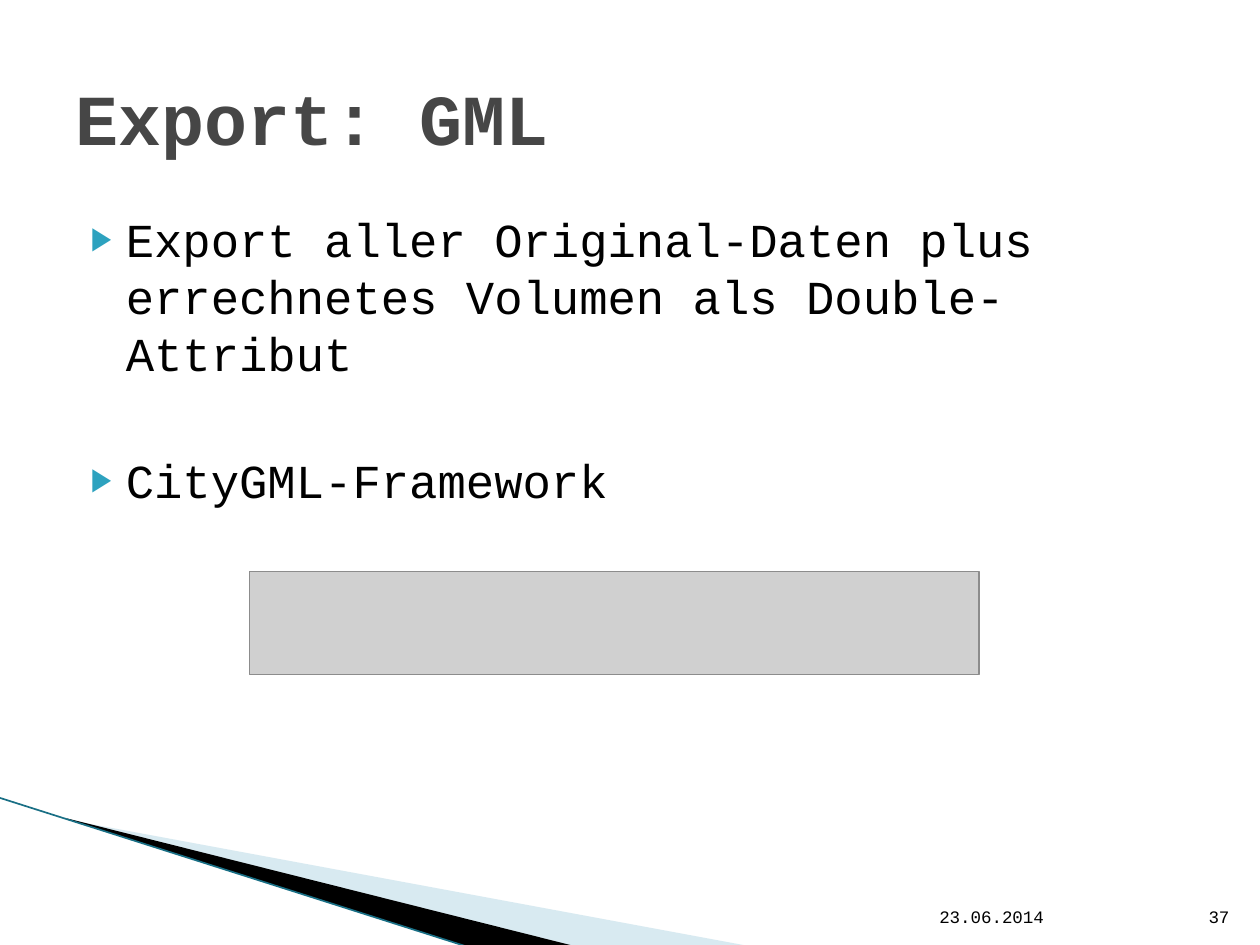
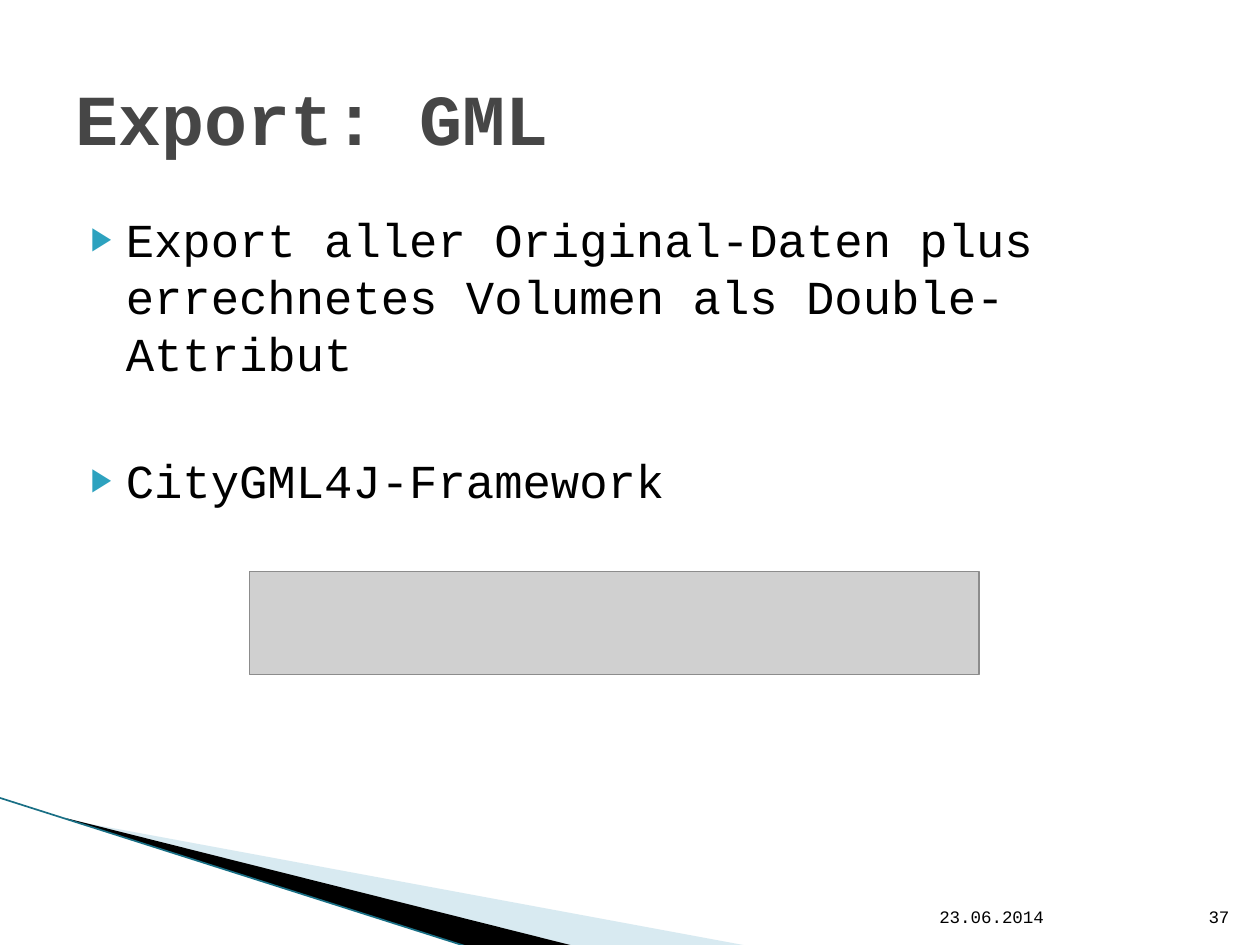
Before and after one commit to hft-swp/stuff, a slide deck: slide 37 of doku/präsentation nicht komplett/vCity-Präsentation.pptx. Drawn at 1260x945 pixels with LibreOffice and Linux fonts; fonts in the diff are those of the drawing; grey boxes stand for pictures; background and template pictures are left out. Boxes give left, top, right and bottom in pixels: in the first picture for what was removed or moved away, otherwise in the second. Text is boxed around its words. In the diff, an @@ line names an element or a change of style, - is before the commit and + after.

```diff
--- a/doku/präsentation nicht komplett/vCity-Präsentation.pptx
+++ b/doku/präsentation nicht komplett/vCity-Präsentation.pptx
@@ text at (126,464,665,508): text changed @@
-▶ CityGML-Framework
+▶ CityGML4J-Framework
```
Also in this commit, not shown: 1 other slide changed, 1 slide added.
